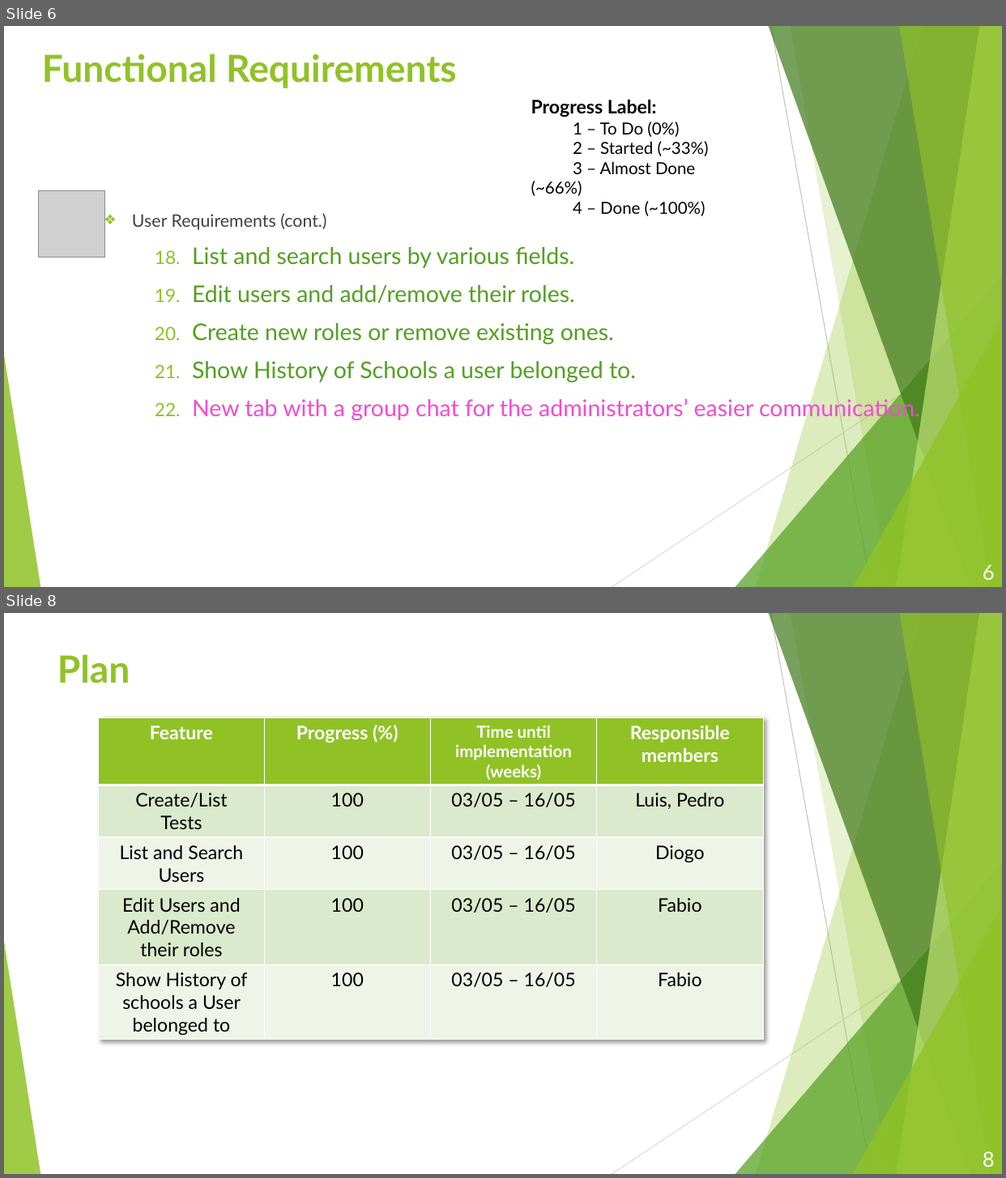
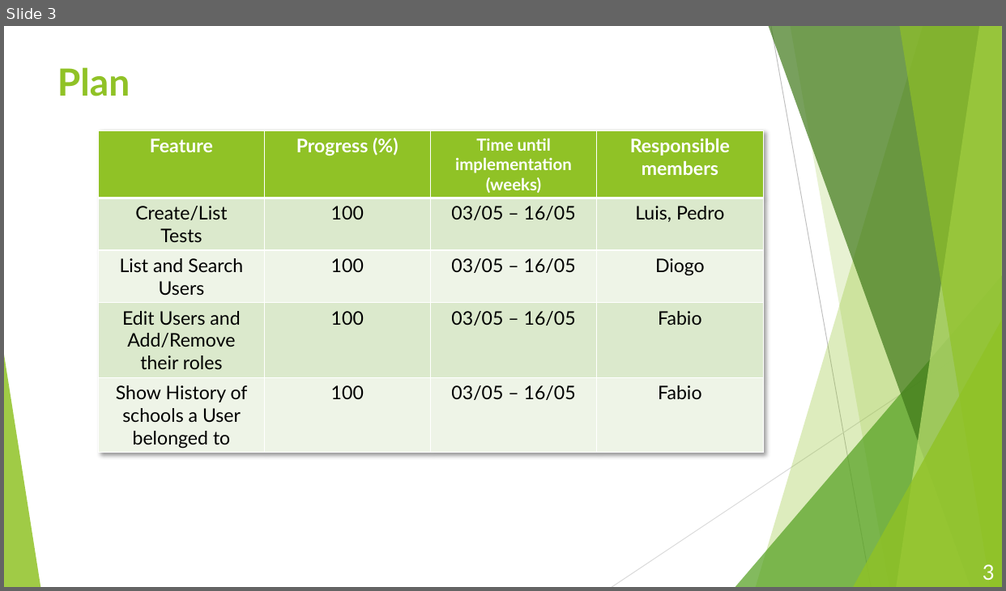
Before and after one commit to Mariainesrocha/Projeto_Informatica, a slide deck: Docs/PowerPoints/PMATE-Transition(Final).pptx. Shown one above the other, each under a label of ours: slides 6 and 8 before the commit, slide 3 after it; the slides between them are not shown. The pictures are 1006x1178 and 1006x591 pixels, drawn with LibreOffice and Linux fonts; fonts in the diff are those of the drawing; grey boxes stand for pictures; background and template pictures are left out. Boxes give left, top, right and bottom in pixels: in the first picture for what was removed or moved away, otherwise in the second. Text is boxed around its words. In the diff, an @@ line names an element or a change of style, - is before the commit and + after.

```diff
--- a/Docs/PowerPoints/PMATE-Transition(Final).pptx
+++ b/Docs/PowerPoints/PMATE-Transition(Final).pptx
@@ slide 6 removed at bbox=[4, 26, 1002, 587], background #FFFFFF; not listed: 10 template elements that a slide beside it also shows @@
@@ title removed at bbox=[42, 54, 457, 88] @@
-Functional Requirements
@@ text removed at bbox=[531, 99, 709, 216] @@
-Progress Label:
-1 – To Do (0%)
-2 – Started (~33%)
-3 – Almost Done (~66%)
-4 – Done (~100%)
@@ picture removed at bbox=[39, 190, 105, 258] @@
@@ text removed at bbox=[132, 213, 920, 420] @@
-❖ User Requirements (cont.)
-  18. List and search users by various fields.
-  19. Edit users and add/remove their roles.
-  20. Create new roles or remove existing ones.
-  21. Show History of Schools a user belonged to.
-  22. New tab with a group chat for the administrators’ easier communication.
@@ page number removed at bbox=[982, 565, 995, 580] @@
-6
@@ what was slide 8 is now slide 3 @@
@@ page number at bbox=[982, 565, 995, 580]: text changed @@
-8
+3
```
Also in this commit, not shown: 2 slides changed, 2 slides added, 4 other slides removed.
